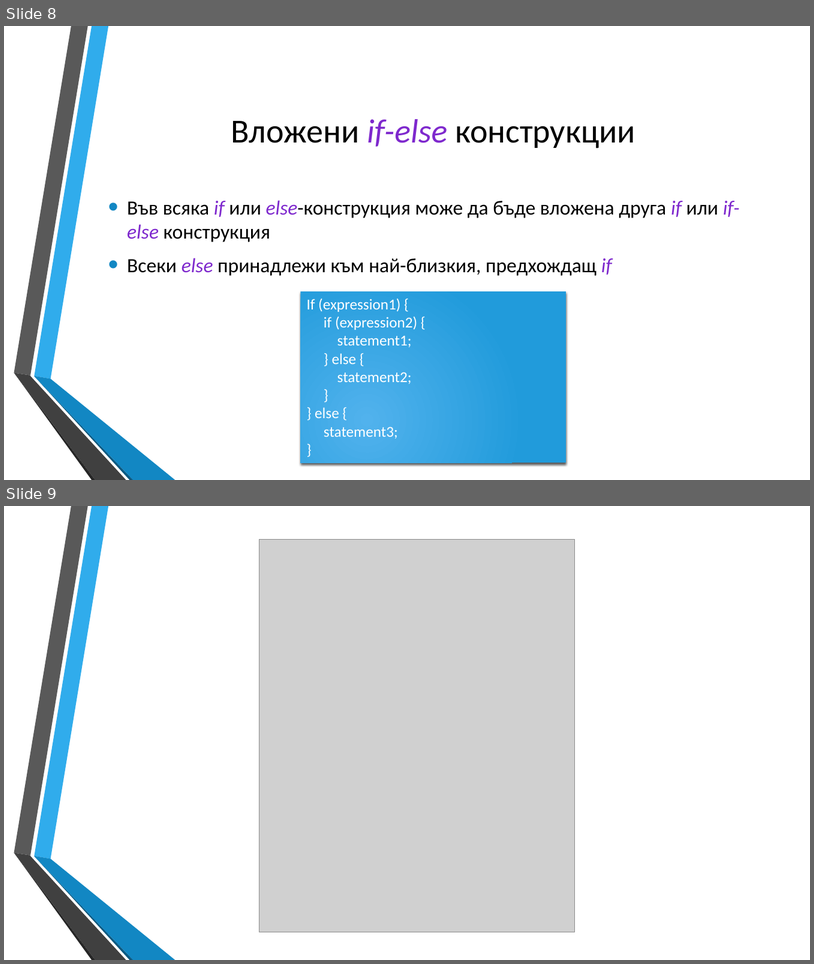
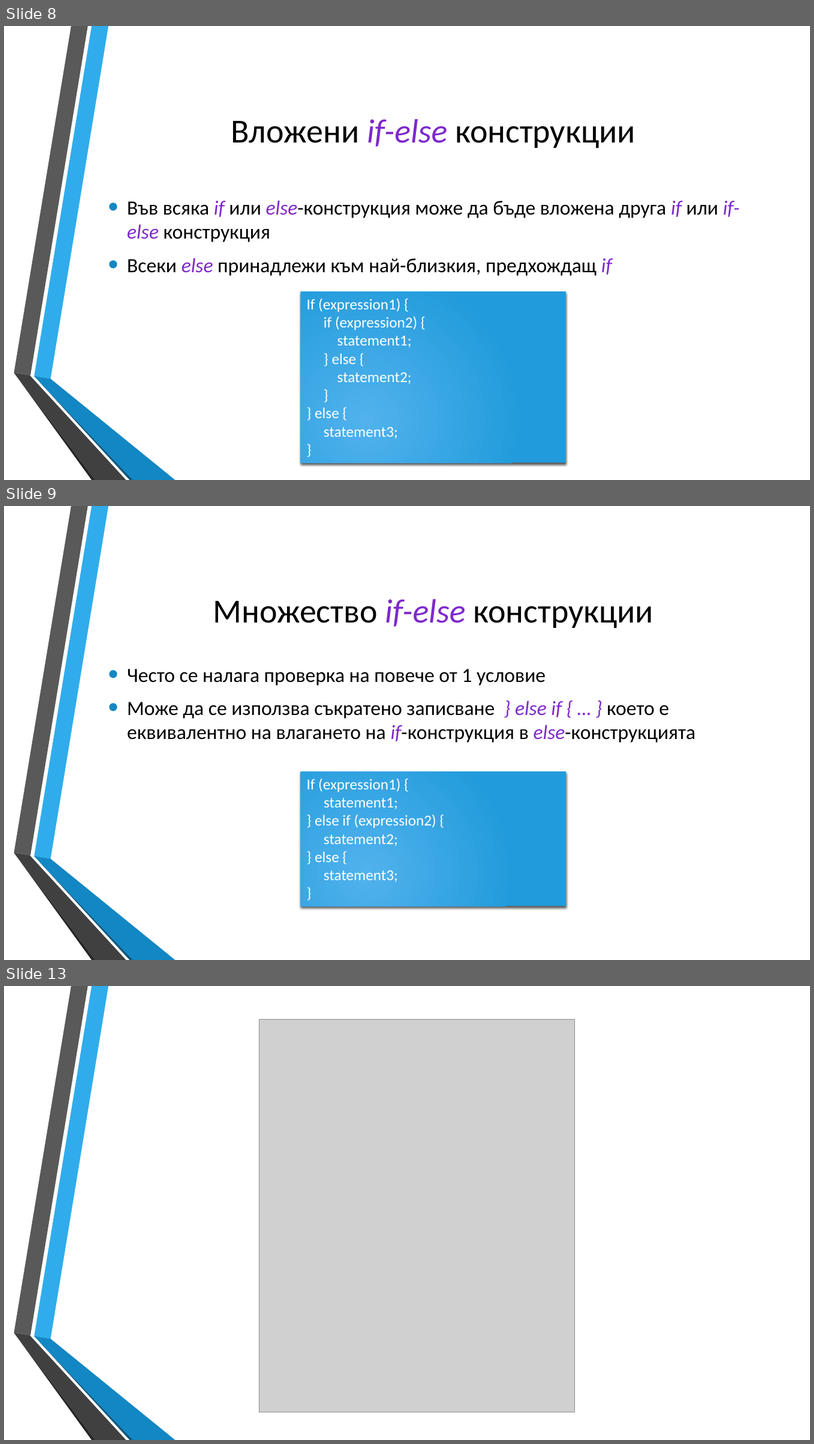
Before and after one commit to dnmitev/IT-Academy, a slide deck: JS Fundamentals/3.Conditional-statements/JS-Conditional-statements.pptx. Shown one above the other, each under a label of ours: slides 8 and 9 before the commit, slides 8, 9 and 13 after it; the slides between them are not shown. The pictures are 814x964 and 814x1444 pixels, drawn with LibreOffice and Linux fonts; fonts in the diff are those of the drawing; grey boxes stand for pictures; background and template pictures are left out. Boxes give left, top, right and bottom in pixels: in the first picture for what was removed or moved away, otherwise in the second. Text is boxed around its words. In the diff, an @@ line names an element or a change of style, - is before the commit and + after.

Commit message:
finished with the conditional-statements

```diff
--- a/JS Fundamentals/3.Conditional-statements/JS-Conditional-statements.pptx
+++ b/JS Fundamentals/3.Conditional-statements/JS-Conditional-statements.pptx
@@ slide 9 added at [4,506,810,960], background picture (left out); not listed: 6 template elements that a slide beside it also shows @@
@@ title added at [213,599,654,628], 40 pt, text #000000 @@
+Множество if-else конструкции
@@ text added at [127,669,696,742], 24 pt, text #000000 @@
+• Често се налага проверка на повече от 1 условие
+• Може да се използва съкратено записване } else if { … } което е еквивалентно на влагането на if-конструкция в else-конструкцията
@@ rectangle added at [301,772,567,906], fill gradient #51B3ED to #219CDB, 18 pt, text #FFFFFF @@
+If (expression1) {
+statement1;
+} else if (expression2) {
+statement2;
+} else {
+statement3;
+}
@@ what was slide 9 is now slide 13 @@
```
Also in this commit, not shown: 4 other slides added, 4 other files.
